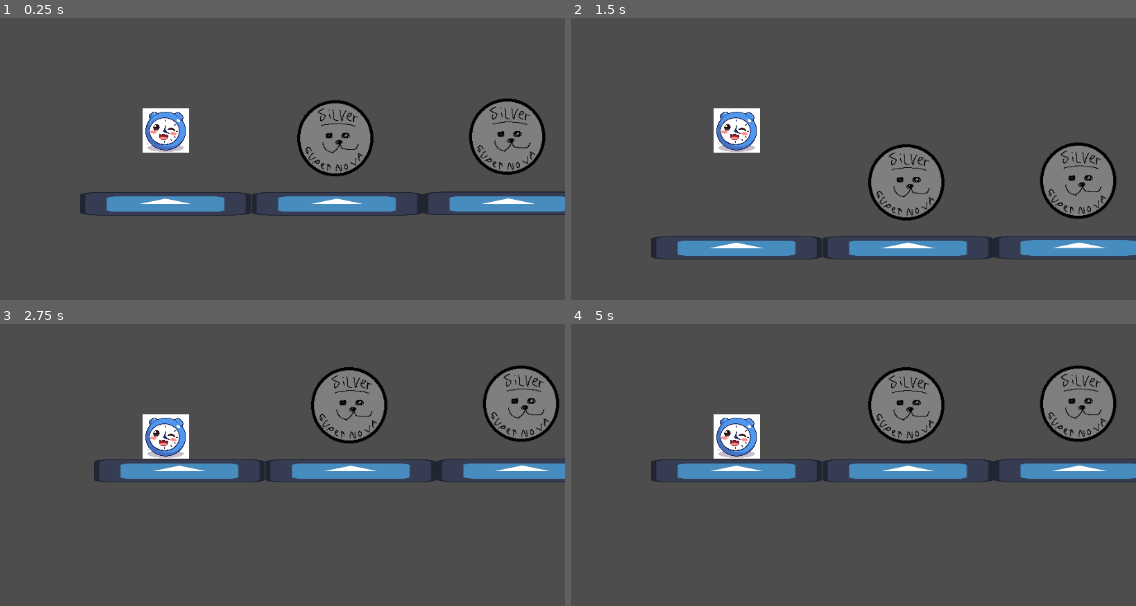
Above: before the commit, frames 1-4 (two rows, left to right).
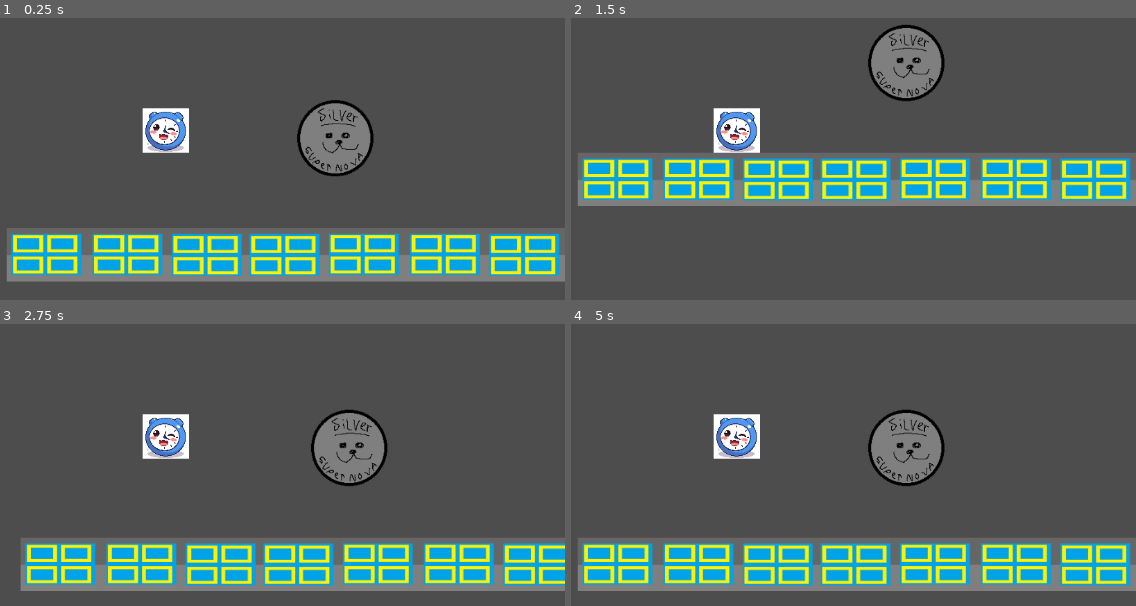
Above: after the commit, the same moments.

Repository: Novaliyn/SuperSilverHunter
Game: Godot game, scene res://Levels/Level1.tscn
Two runs of this game, one before a commit and one after it. Both use one fixed random seed, a clock stepped at 60 frames per second and the inputs below. The engine's default icon, where the game draws it, is replaced by a stand-in: a white triangle on a blue panel in a dark square.
Inputs:
- Up to frame 1 (0.25 s): no input
- Up to frame 2 (1.5 s): tap Enter (ui_accept) at 0.5, 0.77 s; tap A (KEYA) at 0.6 s; tap D (KEYD) at 1.35 s
- Up to frame 3 (2.75 s): tap Enter (ui_accept) at 1.52 s; tap A (KEYA) at 2.1 s
- Up to frame 4 (5 s): tap D (KEYD) at 2.85, 4.35 s; tap Enter (ui_accept) at 3.02, 3.77, 4.52 s; tap A (KEYA) at 3.6 s

The runs differ from the first frame. In frame 1, 26% of the frame differs, in the area x 1-100%, y 28-94%; in frame 2, 26%; in frame 3, 29%; in frame 4, 29%, in the area x 1-100%, y 14-95%.

Commit message:
textures and stuff.

Diff:
--- a/Levels/Level1.tscn
+++ b/Levels/Level1.tscn
@@ -1,65 +1,62 @@
 [gd_scene load_steps=5 format=3 uid="uid://ck0jcs2xow44g"]
 
 [ext_resource type="PackedScene" uid="uid://flb8xv1teey1" path="res://Objects/Character.tscn" id="1_3anf8"]
-[ext_resource type="Texture2D" uid="uid://b4qm125sbwfqm" path="res://images/icon.svg" id="2_fhqol"]
 [ext_resource type="PackedScene" uid="uid://bv0uhxnwjx1el" path="res://Objects/Silver.tscn" id="3_fhqol"]
+[ext_resource type="Texture2D" uid="uid://b1uqdcqwbw6f7" path="res://images/Platform.png" id="3_iotdp"]
 
-[sub_resource type="RectangleShape2D" id="RectangleShape2D_dwyiq"]
-size = Vector2(824, 114)
+[sub_resource type="RectangleShape2D" id="RectangleShape2D_nutv8"]
+size = Vector2(1526, 254.5)
 
 [node name="Node2D" type="Node2D"]
 
 [node name="Character" parent="." instance=ExtResource("1_3anf8")]
 
-[node name="Platform1" type="StaticBody2D" parent="."]
+[node name="Silver" parent="." instance=ExtResource("3_fhqol")]
+position = Vector2(817, 66)
 
-[node name="CollisionShape2D" type="CollisionShape2D" parent="Platform1"]
-position = Vector2(1, 381)
-shape = SubResource("RectangleShape2D_dwyiq")
+[node name="Silver2" parent="." instance=ExtResource("3_fhqol")]
+position = Vector2(3065, -197)
 
-[node name="Sprite2D" type="Sprite2D" parent="Platform1"]
-position = Vector2(-2.38419e-07, 381)
-scale = Vector2(6.42969, 0.882813)
-texture = ExtResource("2_fhqol")
+[node name="Platform" type="StaticBody2D" parent="."]
+
+[node name="CollisionShape2D" type="CollisionShape2D" parent="Platform"]
+position = Vector2(0, 626)
+shape = SubResource("RectangleShape2D_nutv8")
+
+[node name="Sprite2D" type="Sprite2D" parent="Platform"]
+position = Vector2(5.72205e-06, 626.25)
+scale = Vector2(3.815, 3.40667)
+texture = ExtResource("3_iotdp")
 
 [node name="Platform2" type="StaticBody2D" parent="."]
 
 [node name="CollisionShape2D" type="CollisionShape2D" parent="Platform2"]
-position = Vector2(2473, 381)
-shape = SubResource("RectangleShape2D_dwyiq")
+position = Vector2(1526, 626)
+shape = SubResource("RectangleShape2D_nutv8")
 
 [node name="Sprite2D" type="Sprite2D" parent="Platform2"]
-position = Vector2(2473, 381)
-scale = Vector2(6.42969, 0.882813)
-texture = ExtResource("2_fhqol")
+position = Vector2(1526, 626)
+scale = Vector2(3.815, 3.40667)
+texture = ExtResource("3_iotdp")
 
 [node name="Platform3" type="StaticBody2D" parent="."]
 
 [node name="CollisionShape2D" type="CollisionShape2D" parent="Platform3"]
-position = Vector2(1649, 381)
-shape = SubResource("RectangleShape2D_dwyiq")
+position = Vector2(3052, 371)
+shape = SubResource("RectangleShape2D_nutv8")
 
 [node name="Sprite2D" type="Sprite2D" parent="Platform3"]
-position = Vector2(1648, 380)
-scale = Vector2(6.42969, 0.882813)
-texture = ExtResource("2_fhqol")
+position = Vector2(3052, 371)
+scale = Vector2(3.815, 3.40667)
+texture = ExtResource("3_iotdp")
 
 [node name="Platform4" type="StaticBody2D" parent="."]
 
 [node name="CollisionShape2D" type="CollisionShape2D" parent="Platform4"]
-position = Vector2(825, 381)
-shape = SubResource("RectangleShape2D_dwyiq")
+position = Vector2(3052, 626)
+shape = SubResource("RectangleShape2D_nutv8")
 
 [node name="Sprite2D" type="Sprite2D" parent="Platform4"]
-position = Vector2(824, 381)
-scale = Vector2(6.42969, 0.882813)
-texture = ExtResource("2_fhqol")
-
-[node name="Silver" parent="." instance=ExtResource("3_fhqol")]
-position = Vector2(817, 66)
-
-[node name="Silver2" parent="." instance=ExtResource("3_fhqol")]
-position = Vector2(1643, 58)
-
-[node name="Silver3" parent="." instance=ExtResource("3_fhqol")]
-position = Vector2(2492, 59)
+position = Vector2(3052, 626)
+scale = Vector2(3.815, 3.40667)
+texture = ExtResource("3_iotdp")
Binary file added: images/Platform.png
Not shown, added: images/Platform.png.import
